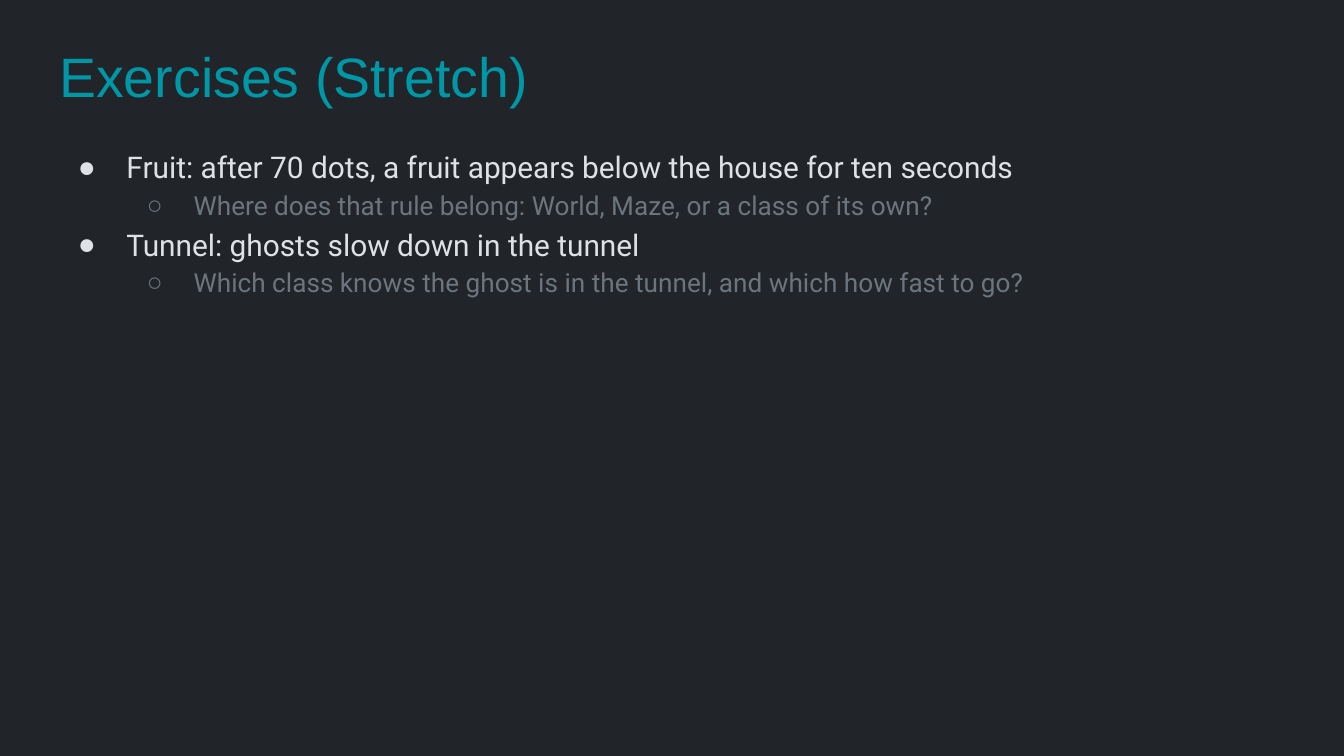
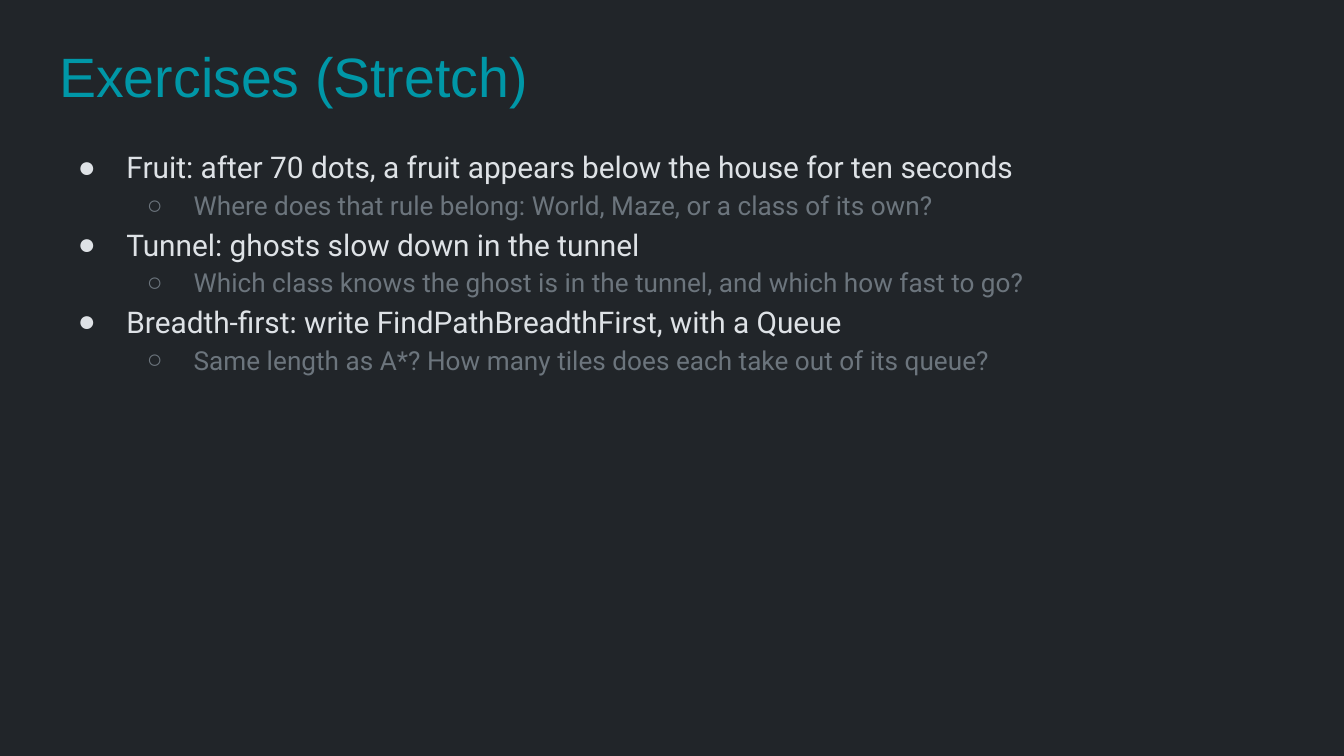
Before and after one commit to Metamate/gar, a slide deck: slide 35 of slides/05 Pac-Man.pptx (slide 29 before the commit). Drawn at 1344x756 pixels with LibreOffice and Linux fonts; fonts in the diff are those of the drawing. Boxes give left, top, right and bottom in pixels: in the first picture for what was removed or moved away, otherwise in the second. Text is boxed around its words. In the diff, an @@ line names an element or a change of style, - is before the commit and + after.

```diff
--- a/slides/05 Pac-Man.pptx
+++ b/slides/05 Pac-Man.pptx
@@ text at (126, 310, 989, 376): paragraphs added @@
+● Breadth-first: write FindPathBreadthFirst, with a Queue
+  ○ Same length as A*? How many tiles does each take out of its queue?
```
Also in this commit, not shown: 6 other slides changed, 6 slides added, 3 other files.
